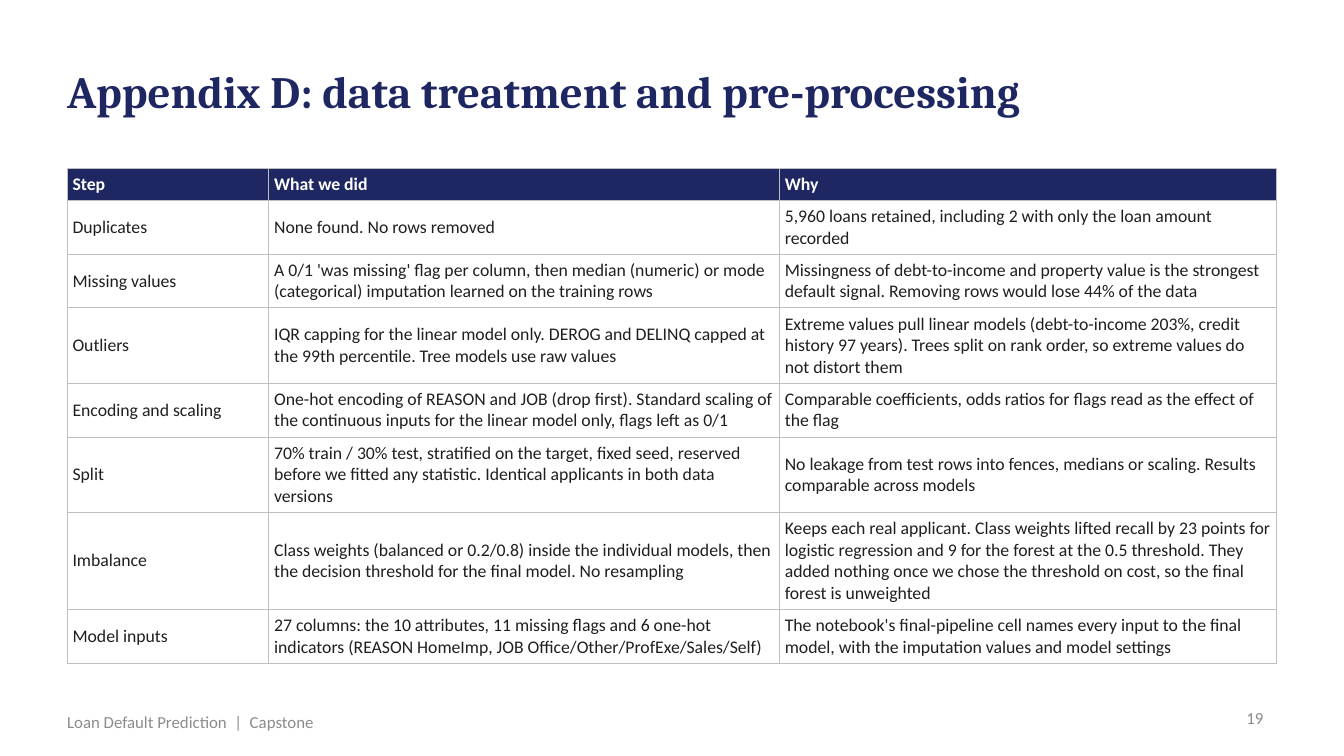
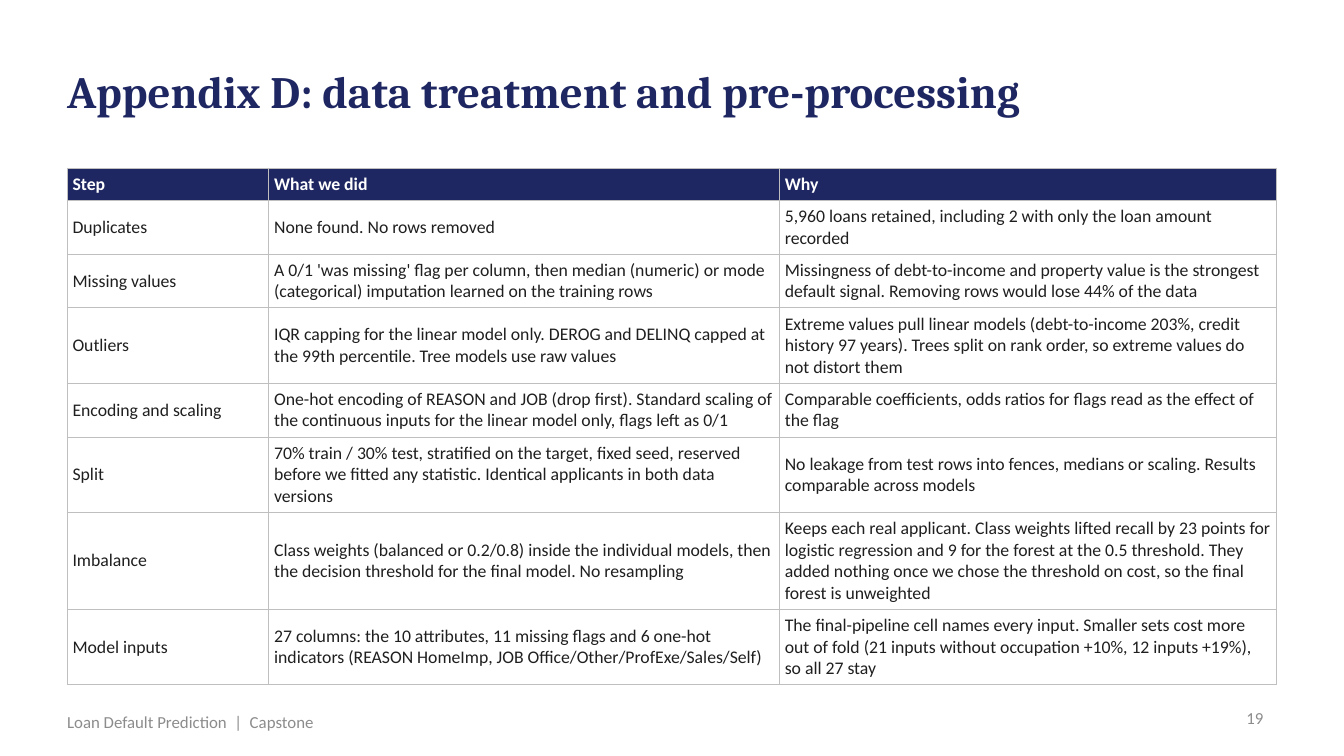
Before and after one commit to shubham1891/Personal-code, a slide deck: slide 19 of presentation/Loan_Default_Prediction_Presentation.pptx. Drawn at 1344x756 pixels with LibreOffice and Linux fonts; fonts in the diff are those of the drawing. Boxes give left, top, right and bottom in pixels: in the first picture for what was removed or moved away, otherwise in the second. Text is boxed around its words. In the diff, an @@ line names an element or a change of style, - is before the commit and + after.

```diff
--- a/presentation/Loan_Default_Prediction_Presentation.pptx
+++ b/presentation/Loan_Default_Prediction_Presentation.pptx
@@ table at <box>67,168,1277,681</box> @@
-row 8, column 3: The notebook's final-pipeline cell names every input to the final model, with the imputation values and model settings
+row 8, column 3: The final-pipeline cell names every input. Smaller sets cost more out of fold (21 inputs without occupation +10%, 12 inputs +19%), so all 27 stay
```
Also in this commit, not shown: 11 other files.
